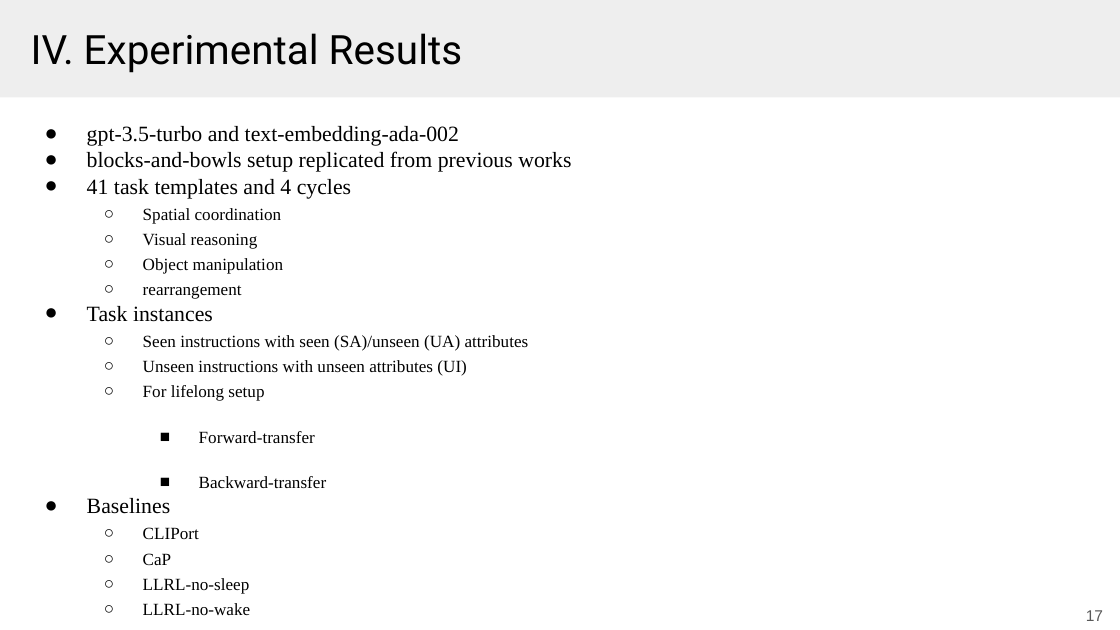
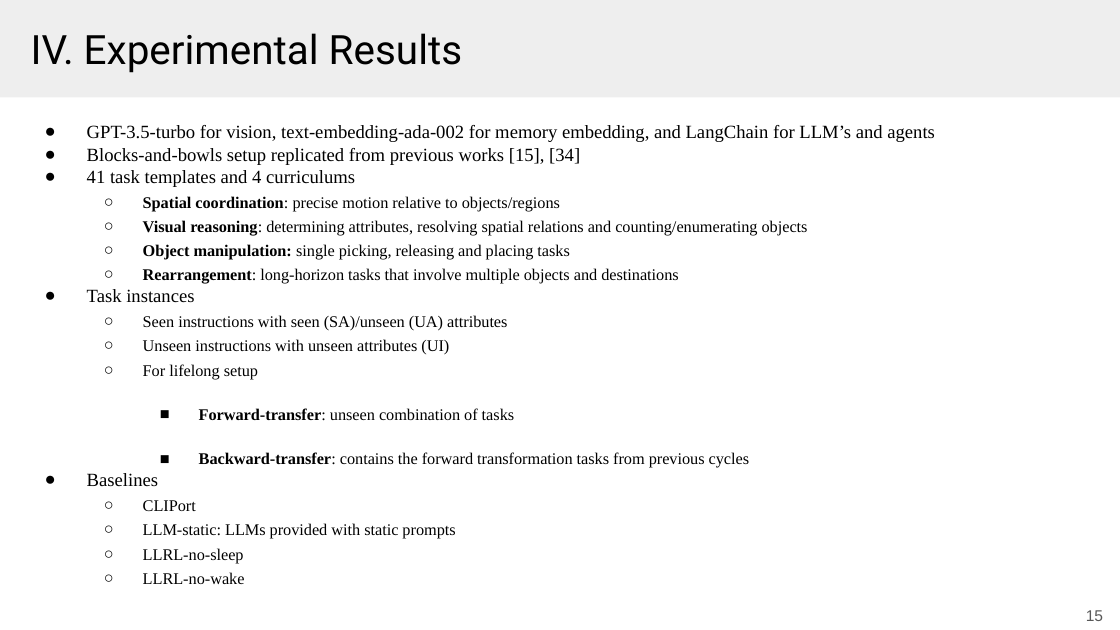
Before and after one commit to Tazering/UVA-CS, a slide deck: slide 15 of CS-6501_Kuo/paper presentation/lifelong_robot_presentation.pptx (slide 17 before the commit). Drawn at 1120x630 pixels with LibreOffice and Linux fonts; fonts in the diff are those of the drawing. Boxes give left, top, right and bottom in pixels: in the first picture for what was removed or moved away, otherwise in the second. Text is boxed around its words. In the diff, an @@ line names an element or a change of style, - is before the commit and + after.

```diff
--- a/CS-6501_Kuo/paper presentation/lifelong_robot_presentation.pptx
+++ b/CS-6501_Kuo/paper presentation/lifelong_robot_presentation.pptx
@@ text at box(87, 125, 935, 284): text changed; size 14 to 10.5 pt @@
-● gpt-3.5-turbo and text-embedding-ada-002
-● blocks-and-bowls setup replicated from previous works
-● 41 task templates and 4 cycles
-  ○ Spatial coordination
-  ○ Visual reasoning
-  ○ Object manipulation
-  ○ rearrangement
+● GPT-3.5-turbo for vision, text-embedding-ada-002 for memory embedding, and LangChain for LLM’s and agents
+● Blocks-and-bowls setup replicated from previous works [15], [34]
+● 41 task templates and 4 curriculums
+  ○ Spatial coordination: precise motion relative to objects/regions
+  ○ Visual reasoning: determining attributes, resolving spatial relations and counting/enumerating objects
+  ○ Object manipulation: single picking, releasing and placing tasks
+  ○ Rearrangement: long-horizon tasks that involve multiple objects and destinations
@@ text at box(87, 315, 507, 584): size 14 to 12 pt in "Task instances", "Baselines"; size 11 to 10.5 pt in "Seen instructions with seen (SA)/unseen (UA) attributes", "Unseen instructions with unseen attributes (UI)", "For lifelong setup", "CLIPort" and 2 more places @@
@@ text at box(199, 408, 750, 468): text changed; size 11 to 10.5 pt @@
-    ■ Forward-transfer
-    ■ Backward-transfer
+    ■ Forward-transfer: unseen combination of tasks
+    ■ Backward-transfer: contains the forward transformation tasks from previous cycles
@@ text at box(143, 523, 455, 539): text changed; size 11 to 10.5 pt @@
-  ○ CaP
+  ○ LLM-static: LLMs provided with static prompts
@@ page number at box(1047, 604, 1114, 626): text changed @@
-17
+15
@@ page number at box(1086, 610, 1103, 621): text changed @@
-17
+15
```
Also in this commit, not shown: 11 other slides changed, 3 slides added, 6 slides removed, 2 other files.
